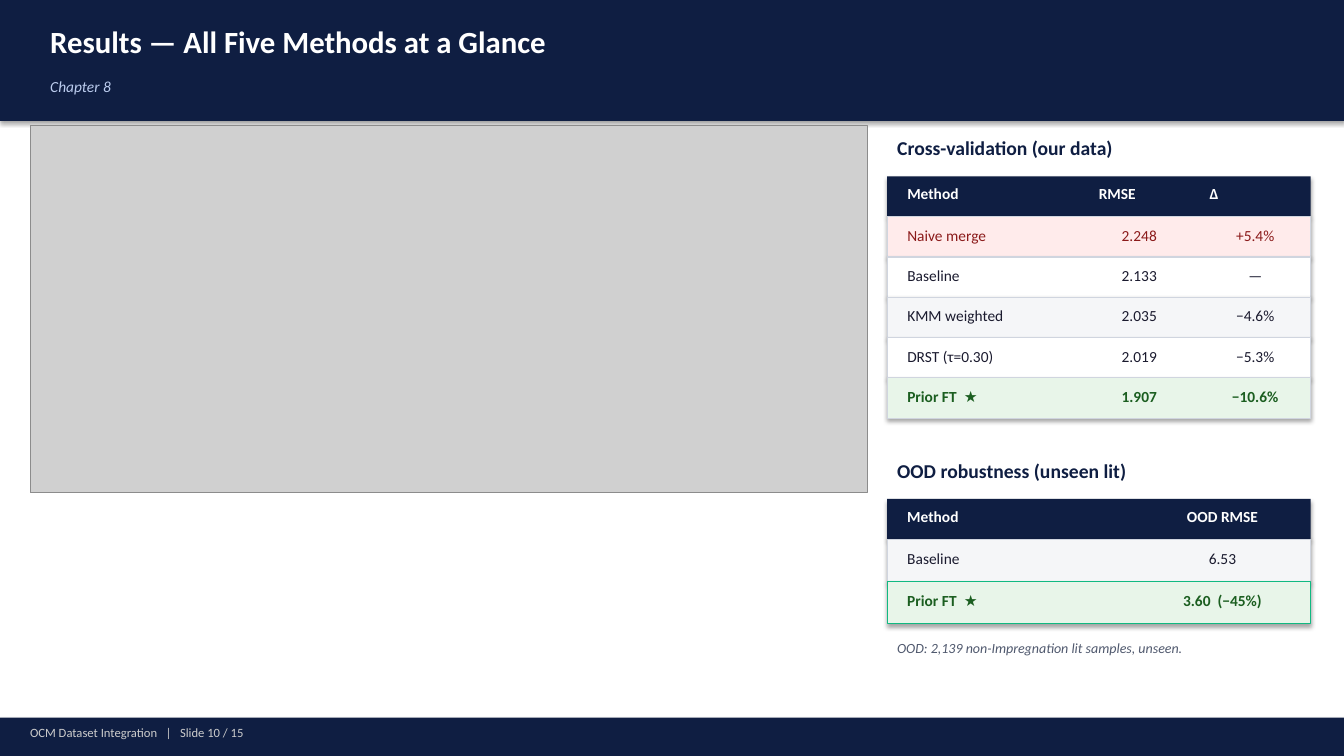
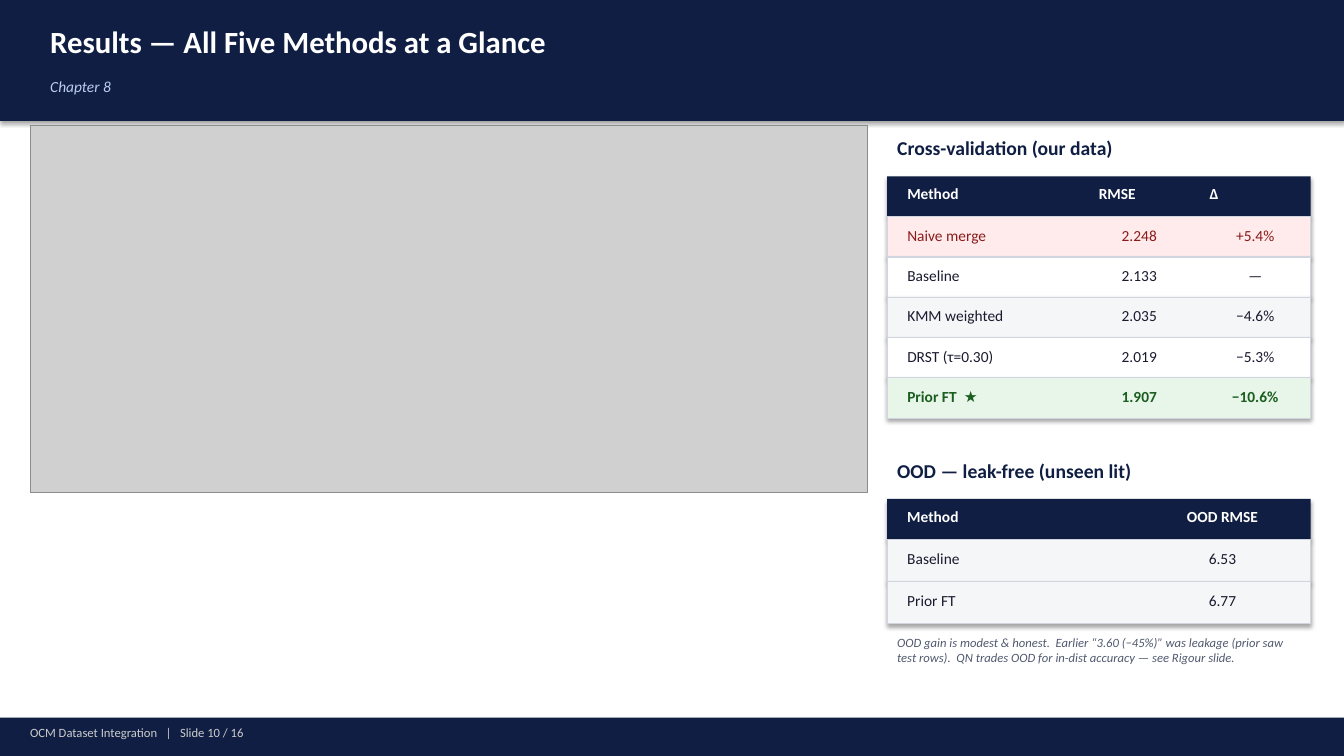
Before and after one commit to ParthN9i4/OCM-Dataset-JAIST, a slide deck: slide 10 of ocm_presentation.pptx. Drawn at 1344x756 pixels with LibreOffice and Linux fonts; fonts in the diff are those of the drawing; grey boxes stand for pictures. Boxes give left, top, right and bottom in pixels: in the first picture for what was removed or moved away, otherwise in the second. Text is boxed around its words. In the diff, an @@ line names an element or a change of style, - is before the commit and + after.

```diff
--- a/ocm_presentation.pptx
+++ b/ocm_presentation.pptx
@@ text at [897,463,1132,481]: text changed @@
-OOD robustness (unseen lit)
+OOD — leak-free (unseen lit)
@@ rectangle at [887,582,1311,624]: fill #E8F5E9 to #F5F6F8; outline #10B981 0.75 pt to #D0D5DF 0.75 pt @@
@@ text at [907,595,956,606]: text changed; text colour #1B5E20 to #1A1A2E; bold off @@
-Prior FT ★
+Prior FT
@@ text at [1209,595,1236,606]: text changed; text colour #1B5E20 to #1A1A2E; bold off @@
-3.60 (−45%)
+6.77
@@ text at [897,638,1283,664]: text changed; size 10 to 9 pt @@
-OOD: 2,139 non-Impregnation lit samples, unseen.
+OOD gain is modest & honest. Earlier “3.60 (−45%)” was leakage (prior saw test rows). QN trades OOD for in-dist accuracy — see Rigour slide.
@@ text at [30,728,244,739]: text changed @@
-OCM Dataset Integration | Slide 10 / 15
+OCM Dataset Integration | Slide 10 / 16
```
Also in this commit, not shown: 14 other slides changed, 1 slide added, 14 other files.
